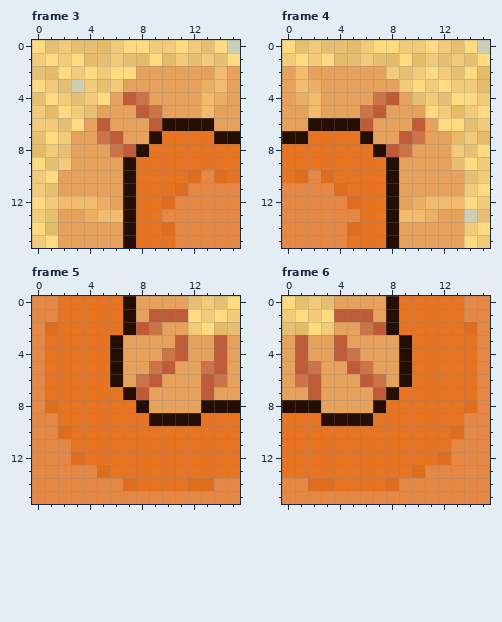
Pixel-art file, stored at Art/DesertTileSet.ase. The picture above was drawn from the file before the commit.
16x16 pixels, 13 frames. Shown: frame 3, frame 4, frame 5, frame 6. The commit also changed other frames, which this record leaves out.
New version:
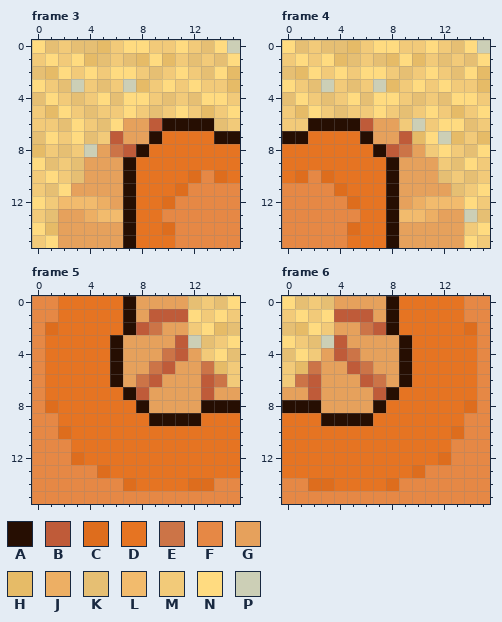
Palette (. is transparent): A #260e02  B #bf5b39  C #de6d1d  D #e67422  E #cc7447  F #e68845  G #e6a15c  H #e6bb67  J #edaf64  K #e6bf73  L #f2bb6d  M #f2ca79  N #ffdb80  P #cccfb6
What changed:
{"where": "frame 3, layer \"Wall\""}
{"frame":3,"y":2,"x":8,"old":"GGGGGGLG","new":"MKMNMKNH"}
{"frame":3,"y":3,"x":7,"old":"GGGGGGJLG","new":"PHMNMNMMH"}
{"frame":3,"y":4,"x":6,"old":"GBEGGGGLJG","new":"KNNMKMKNNM"}
{"frame":3,"y":5,"x":5,"old":"GGGBEGGGLGG","new":"MMNMKMNMHMN"}
{"frame":3,"y":6,"x":4,"old":"GBG","new":"MKN"}
{"frame":3,"y":6,"x":14,"old":"GG","new":"KM"}
{"frame":3,"y":7,"x":3,"old":"GGE","new":"NKM"}
{"frame":3,"y":8,"x":3,"old":"GG","new":"MP"}
{"frame":3,"y":9,"x":3,"old":"G","new":"K"}
{"frame":3,"y":10,"x":2,"old":"GG","new":"MK"}
{"frame":3,"y":11,"x":2,"old":"G","new":"N"}
{"where": "frame 4, layer \"Wall\""}
{"frame":4,"y":2,"x":0,"old":"GLGGGGGG","new":"KHNMNMNN"}
{"frame":4,"y":3,"x":0,"old":"GLJGGGGGG","new":"NMKPMKMPH"}
{"frame":4,"y":4,"x":0,"old":"GJLGGGGEBG","new":"KNMKMNKNNM"}
{"frame":4,"y":5,"x":0,"old":"GGLGGGEBGGG","new":"MHNMKMMNMKM"}
{"frame":4,"y":6,"x":0,"old":"GG","new":"MM"}
{"frame":4,"y":6,"x":9,"old":"GBG","new":"MPM"}
{"frame":4,"y":7,"x":10,"old":"EGG","new":"HNP"}
{"frame":4,"y":8,"x":11,"old":"GG","new":"MN"}
{"frame":4,"y":9,"x":12,"old":"G","new":"M"}
{"frame":4,"y":10,"x":12,"old":"GG","new":"KM"}
{"frame":4,"y":11,"x":13,"old":"G","new":"K"}
{"where": "frame 5, layer \"Wall\""}
{"frame":5,"y":3,"x":12,"old":"GGBG","new":"PKMN"}
{"frame":5,"y":4,"x":13,"old":"GBG","new":"MNK"}
{"frame":5,"y":5,"x":14,"old":"BG","new":"HM"}
{"frame":5,"y":6,"x":15,"old":"G","new":"M"}
{"where": "frame 6, layer \"Wall\""}
{"frame":6,"y":3,"x":0,"old":"GBGG","new":"NMKP"}
{"frame":6,"y":4,"x":0,"old":"GBG","new":"KNM"}
{"frame":6,"y":5,"x":0,"old":"GB","new":"MH"}
{"frame":6,"y":6,"x":0,"old":"G","new":"M"}
